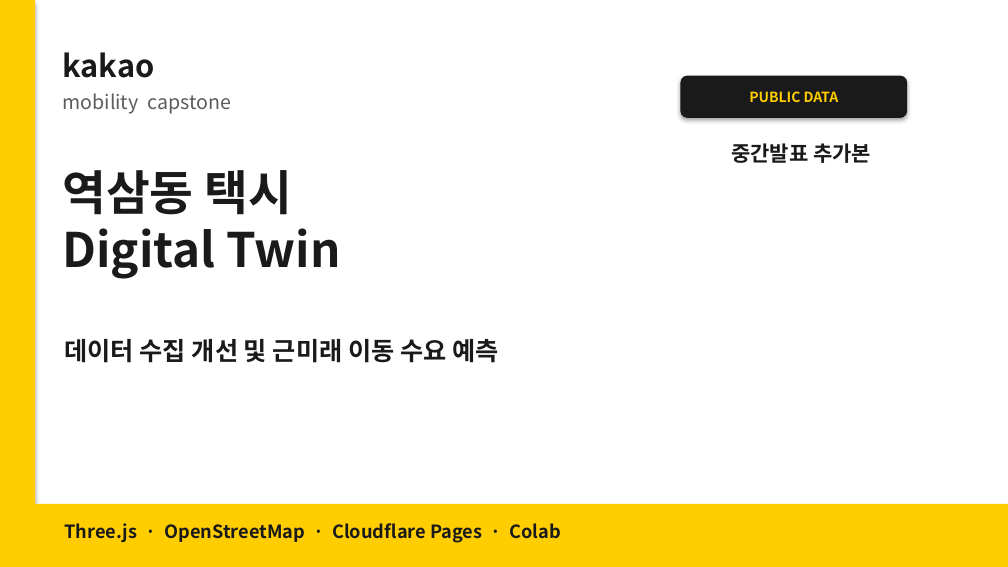
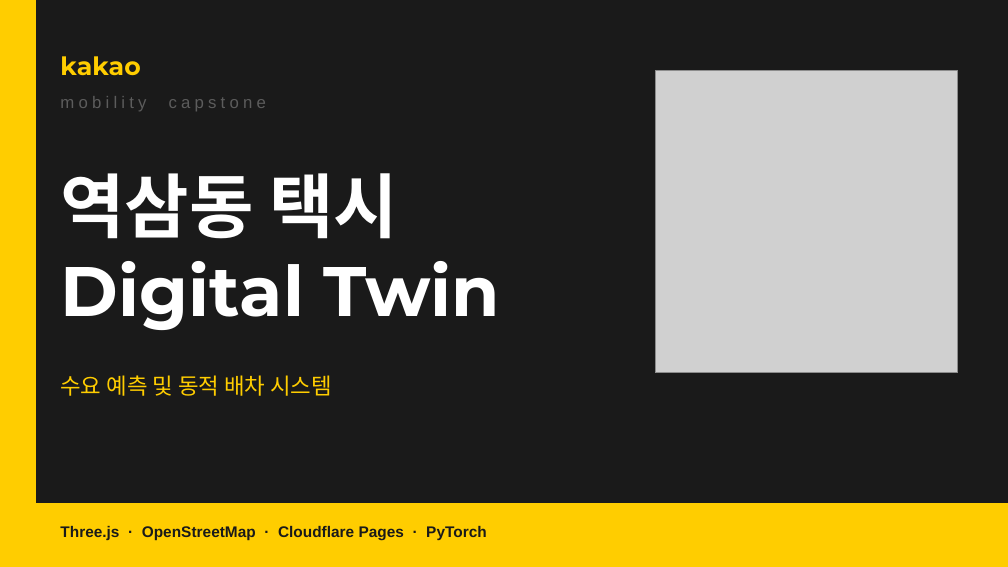
Before and after one commit to kimcanal/yeoksam-taxi, a slide deck: slide 1 of public/a-eye-presentation/A-Eye_midterm_data_collection_forecast.pptx. Drawn at 1008x567 pixels with LibreOffice and Linux fonts; fonts in the diff are those of the drawing; grey boxes stand for pictures. Boxes give left, top, right and bottom in pixels: in the first picture for what was removed or moved away, otherwise in the second. Text is boxed around its words. In the diff, an @@ line names an element or a change of style, - is before the commit and + after.

```diff
--- a/public/a-eye-presentation/A-Eye_midterm_data_collection_forecast.pptx
+++ b/public/a-eye-presentation/A-Eye_midterm_data_collection_forecast.pptx
@@ background #FFFFFF to #1A1A1A @@
@@ rectangle at [0, 0, 35, 566]: outline none to #FFCD00 1 pt; shadow off @@
@@ text "kakao" at [60, 56, 140, 76]: size 22 to 18 pt, font Noto Sans CJK KR to Montserrat, text colour #1A1A1A to #FFCD00 @@
@@ text "mobility capstone" at [60, 96, 266, 111]: size 14 to 12 pt, font Noto Sans CJK KR to Arial, letter spacing 0 to 3 pt @@
@@ picture added at [655, 71, 958, 373] @@
@@ rounded rectangle removed at [680, 76, 907, 118] @@
@@ text removed at [749, 91, 839, 102] @@
-PUBLIC DATA
@@ text removed at [731, 143, 871, 163] @@
-중간발표 추가본
@@ text at [60, 173, 500, 330]: text changed; size 34 to 50 pt; font Noto Sans CJK KR to Montserrat; text colour #1A1A1A to #FFFFFF @@
-역삼동 택시
-Digital Twin
+역삼동 택시
+Digital Twin
@@ text removed at [64, 339, 498, 363] @@
-데이터 수집 개선 및 근미래 이동 수요 예측
@@ text added at [60, 375, 332, 396], 16 pt, text #FFCD00 @@
+수요 예측 및 동적 배차 시스템
@@ rectangle at [0, 504, 1008, 566]: outline none to #FFCD00 1 pt; shadow off @@
@@ text at [60, 526, 487, 541]: text changed; size 13 to 11 pt; font Noto Sans CJK KR to Arial @@
-Three.js · OpenStreetMap · Cloudflare Pages · Colab
+Three.js · OpenStreetMap · Cloudflare Pages · PyTorch
```
Also in this commit, not shown: 10 other slides changed, 3 slides added, 2 slides removed.
